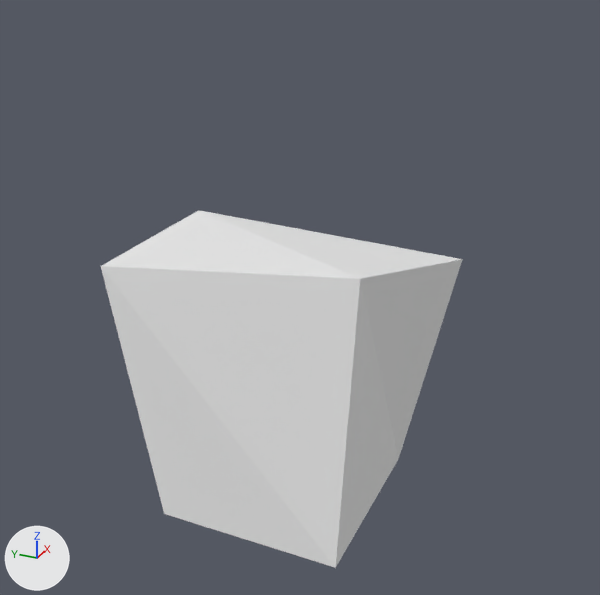
A saved change to the Blender file Intro.blend.
Before and after are seen from a 50 mm camera at (-7.0, -3.31, 4.88) aimed at (0.17, -0.08, 1.29). The lights are fixed; the arrows at lower left show +X, +Y and +Z.
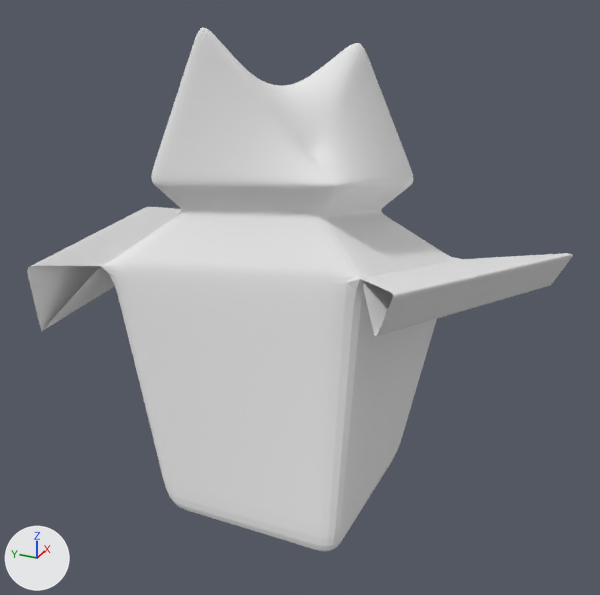
What differs and where, as boxes [x1, y1, x2, y2] in the pictures (600 x 595 px):
'Cube', reshaped, modifiers changed (51% wider, 47% taller)
    before: [101, 210, 463, 568]
    after: [27, 27, 573, 552]
part 1 of me_cube, added
    after: [27, 27, 573, 552]

Diff of the bpy script that builds the scene:
```diff
--- a/Intro.blend.py
+++ b/Intro.blend.py
@@ me_cube @@
 # used by ob_cube; location = (0.0, 0.0, 0.0)
-me_cube.from_pydata(...)  # 8 vertices, 6 faces; spans x -1.0..1.73, y -1.4..1.89, z -1.0..1.78
+me_cube.from_pydata(...)  # 944 vertices, 900 faces; spans x -1.62..2.16, y -2.59..2.3, z -1.0..4.1
+# me_cube part 1: 936 vertices added at x -1.62..2.16, y -2.59..2.3, z -1.0..4.1
 me_cube.materials.append(mat_material)
@@ ob_cube @@
 ob_cube.location = (0.0, 0.0, 0.0)
+_m = ob_cube.modifiers.new('Subsurf', 'SUBSURF')
+_m.levels = 6
```
